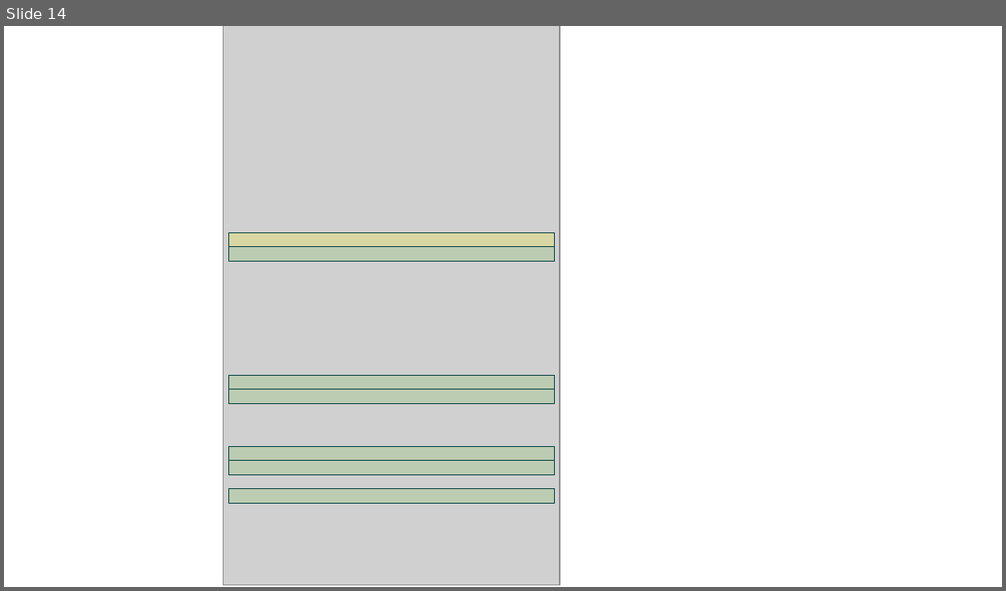
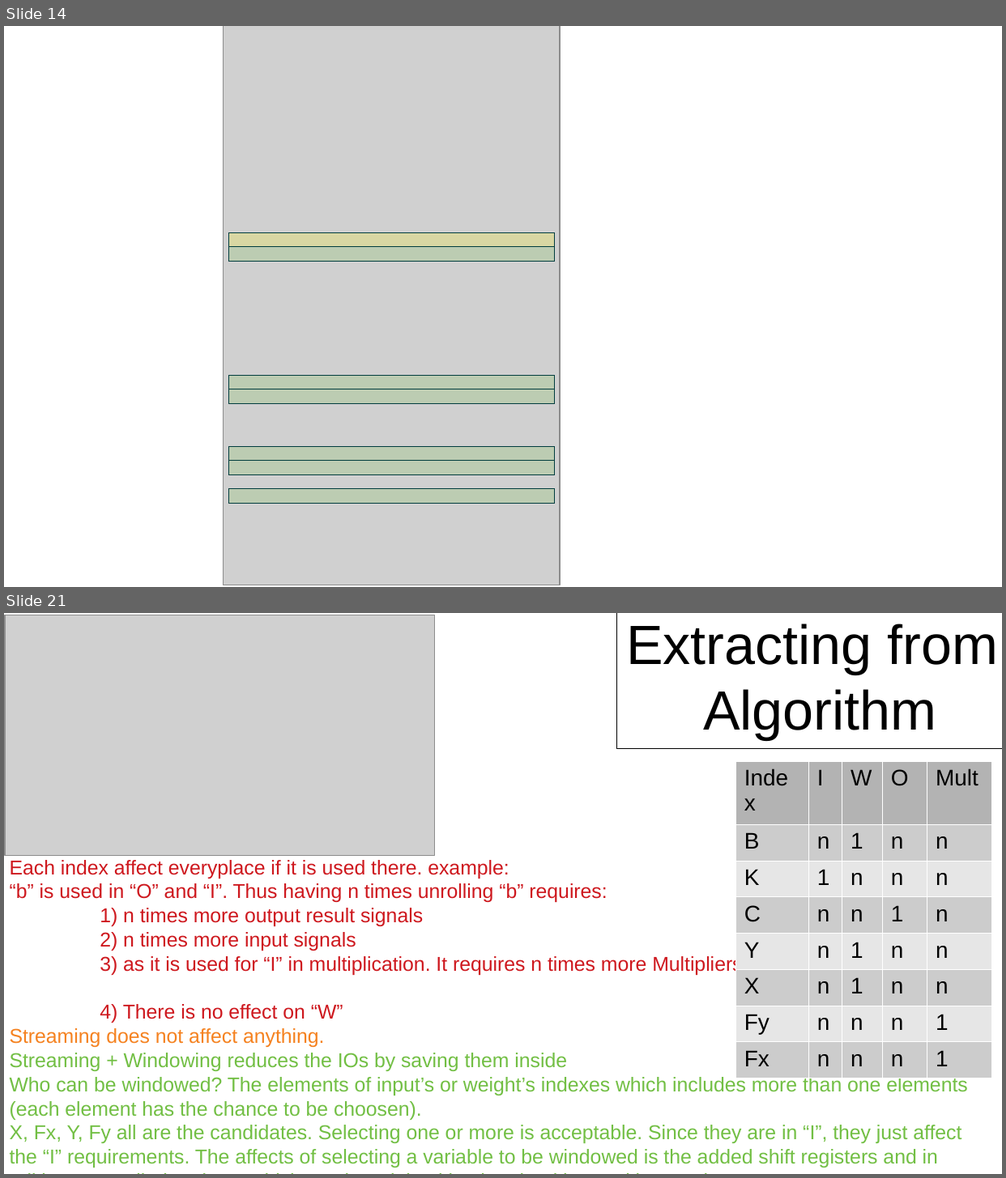
Before and after one commit to raminrasoulinezhad/MLBlocks, a slide deck: presentations/Idea.odp. Shown one above the other, each under a label of ours: slide 14 before the commit, slides 14 and 21 after it; the slides between them are not shown. The pictures are 1006x591 and 1006x1178 pixels, drawn with LibreOffice and Linux fonts; fonts in the diff are those of the drawing; grey boxes stand for pictures. Boxes give left, top, right and bottom in pixels: in the first picture for what was removed or moved away, otherwise in the second. Text is boxed around its words. In the diff, an @@ line names an element or a change of style, - is before the commit and + after.

```diff
--- a/presentations/Idea.odp
+++ b/presentations/Idea.odp
@@ slide 21 added at (4, 613, 1002, 1174), background #FFFFFF @@
@@ picture added at (5, 615, 435, 856) @@
@@ line added from (617, 613) to (617, 749), #000000 0 pt @@
@@ title added at (626, 624, 998, 740), 44 pt, text #000000 @@
+Extracting from
+Algorithm
@@ line added from (617, 749) to (1002, 749), #000000 0 pt @@
@@ table added at (735, 760, 992, 1070), 8 rows, 5 columns @@
+Index | I | W | O | Mult
+B | n | 1 | n | n
+K | 1 | n | n | n
+C | n | n | 1 | n
+Y | n | 1 | n | n
+X | n | 1 | n | n
+Fy | n | n | n | 1
+Fx | n | n | n | 1
@@ text added at (10, 860, 967, 1168), 16 pt, text #72BF44 @@
+Each index affect everyplace if it is used there. example:
+“b” is used in “O” and “I”. Thus having n times unrolling “b” requires:
+1) n times more output result signals
+2) n times more input signals
+3) as it is used for “I” in multiplication. It requires n times more Multipliers.
+4) There is no effect on “W”
+Streaming does not affect anything.
+Streaming + Windowing reduces the IOs by saving them inside
+Who can be windowed? The elements of input’s or weight’s indexes which includes more than one elements (each element has the chance to be choosen).
+X, Fx, Y, Fy all are the candidates. Selecting one or more is acceptable. Since they are in “I”, they just affect the “I” requirements. The affects of selecting a variable to be windowed is the added shift registers and in adition to unrolled regisres which can be relaised by the algorithm and loop orders.
```
Also in this commit, not shown: 13 other slides added.
